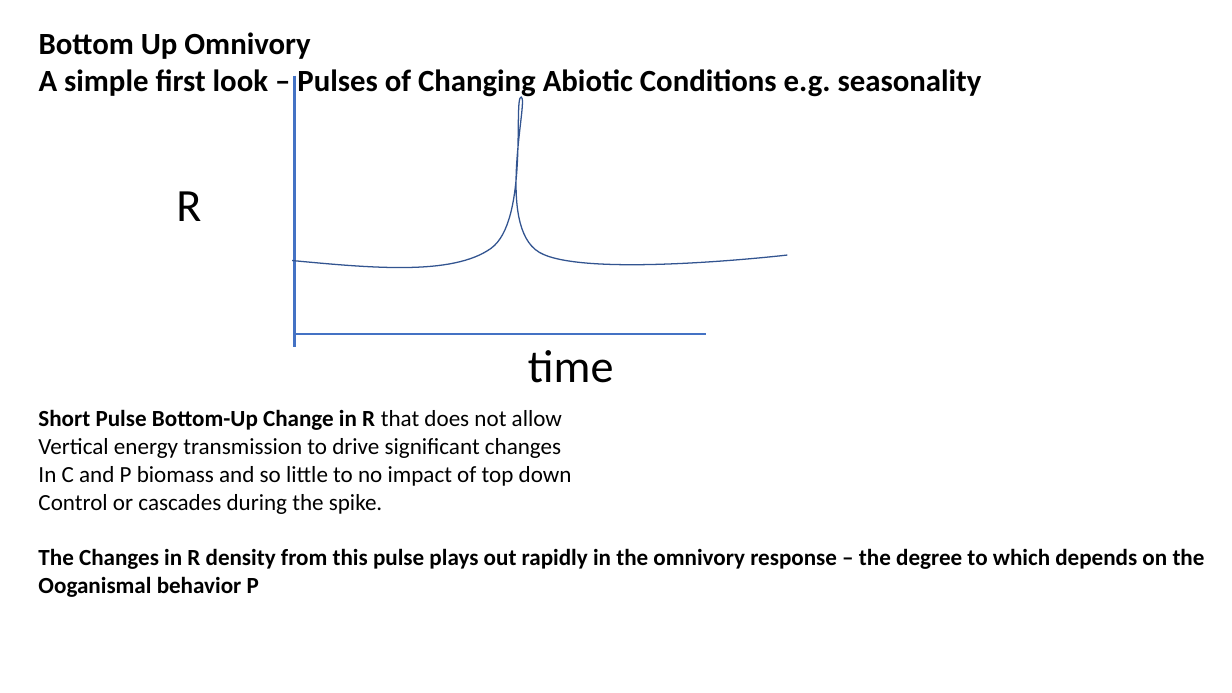
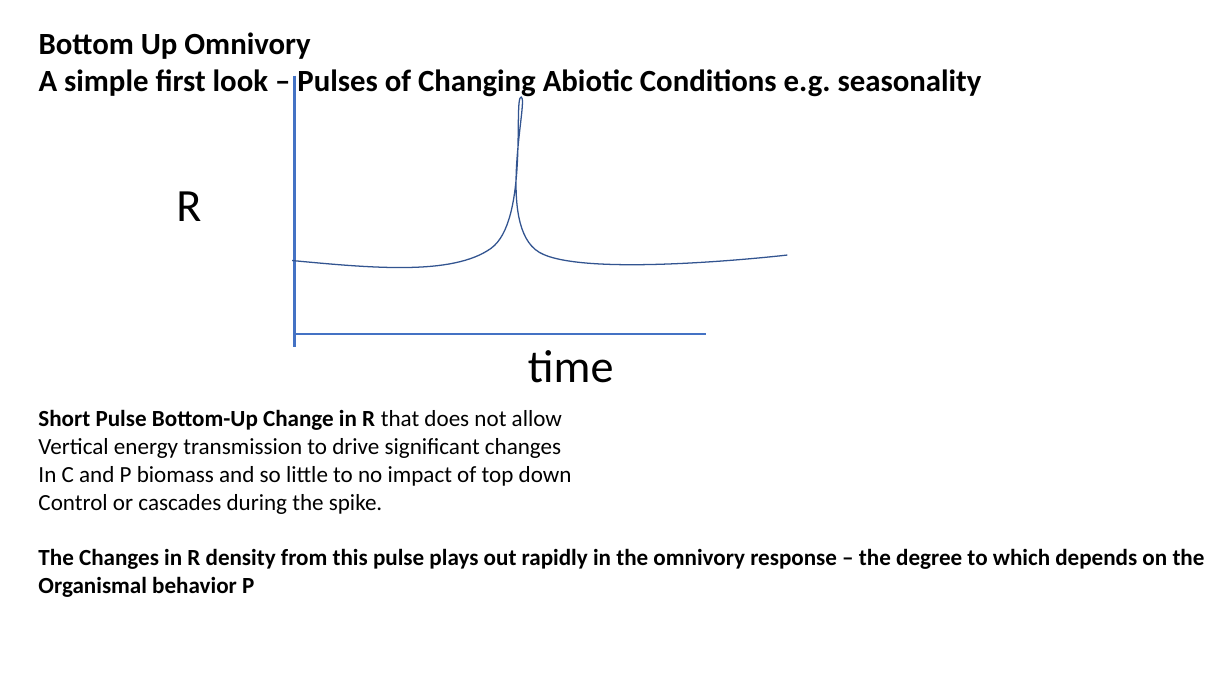
Before and after one commit to McCannLab/Labmnivory, a slide deck: slide 2 of doc/omnivoryThory.pptx. Drawn at 1232x693 pixels with LibreOffice and Linux fonts; fonts in the diff are those of the drawing. Boxes give left, top, right and bottom in pixels: in the first picture for what was removed or moved away, otherwise in the second. Text is boxed around its words. In the diff, an @@ line names an element or a change of style, - is before the commit and + after.

```diff
--- a/doc/omnivoryThory.pptx
+++ b/doc/omnivoryThory.pptx
@@ text at bbox=[38, 576, 254, 597]: text changed @@
-Ooganismal behavior P
+Organismal behavior P
```
Also in this commit, not shown: 1 slide added, 2 other files.
